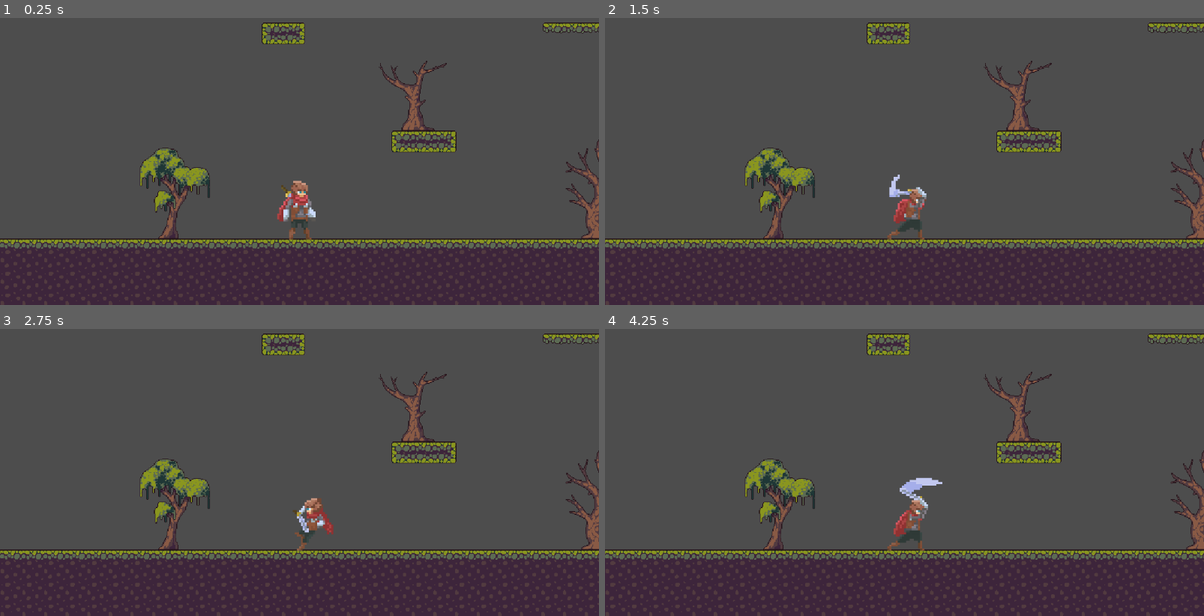
Above: before the commit, frames 1-4 (two rows, left to right).
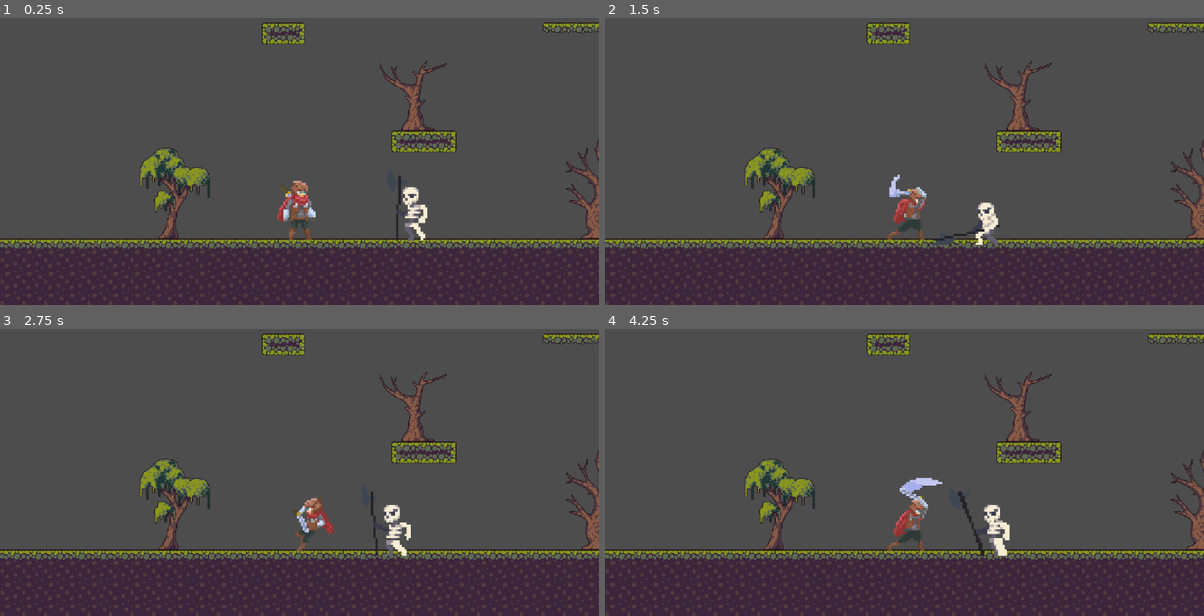
Above: after the commit, the same moments.

Repository: XinyuanD/2DSoulslikeGame
Game: Godot game, scene res://Scenes/Level 1.tscn
The game is run twice, just before and just after one commit, with the same random seed, the same clock (stepped at 60 frames per second) and the same inputs.
Inputs (mouse positions are in pixels of both pictures, inside the frame that each line leads up to):
- Up to frame 1 (0.25 s): no input
- Up to frame 2 (1.5 s): move the mouse to (1036, 121) at 0.52 s; hold D (move_right) from 0.53 s (still down); click (1036, 121) at 0.6 s; tap Space (jump) at 0.77, 0.8, 1.07, 1.35 s; move the mouse to (784, 152) at 1.27 s
- Up to frame 3 (2.75 s): tap Space (jump) at 1.52, 1.82, 2.3 s; click (179, 463) at 1.55 s; move the mouse to (359, 374) at 2.02 s; release D (move_right) at 2.03 s; hold A (move_left) from 2.03 s (still down); click (359, 374) at 2.1 s
- Up to frame 4 (4.25 s): move the mouse to (874, 515) at 2.77 s; release A (move_left) at 2.78 s; hold D (move_right) from 2.78 s (still down); click (874, 515) at 2.85 s; tap Space (jump) at 3.02, 3.32, 3.6, 3.77, 4.07 s; move the mouse to (1084, 498) at 3.52 s

The runs differ from the first frame. In frame 1, 0.5% of the frame differs, in the area x 66-72%, y 55-78%; in frame 2, 0.5%; in frame 3, 0.5%; in frame 4, 0.6%, in the area x 58-68%, y 56-80%.

Commit message:
Added skeleton patrol and attack logic
Also setup skeleton attack areas and hitbox

Diff:
--- a/Final Project/Animations/player_anim.tres
+++ b/Final Project/Animations/player_anim.tres
@@ -70,6 +70,34 @@
 atlas = ExtResource("1_n3usf")
 region = Rect2(100, 296, 50, 37)
 
+[sub_resource type="AtlasTexture" id="AtlasTexture_q4yrs"]
+atlas = ExtResource("1_n3usf")
+region = Rect2(300, 296, 50, 37)
+
+[sub_resource type="AtlasTexture" id="AtlasTexture_j2a1i"]
+atlas = ExtResource("1_n3usf")
+region = Rect2(0, 333, 50, 37)
+
+[sub_resource type="AtlasTexture" id="AtlasTexture_5jac7"]
+atlas = ExtResource("1_n3usf")
+region = Rect2(50, 333, 50, 37)
+
+[sub_resource type="AtlasTexture" id="AtlasTexture_uki4b"]
+atlas = ExtResource("1_n3usf")
+region = Rect2(100, 333, 50, 37)
+
+[sub_resource type="AtlasTexture" id="AtlasTexture_au7h6"]
+atlas = ExtResource("1_n3usf")
+region = Rect2(150, 333, 50, 37)
+
+[sub_resource type="AtlasTexture" id="AtlasTexture_0rckw"]
+atlas = ExtResource("1_n3usf")
+region = Rect2(200, 333, 50, 37)
+
+[sub_resource type="AtlasTexture" id="AtlasTexture_o6jxx"]
+atlas = ExtResource("1_n3usf")
+region = Rect2(250, 333, 50, 37)
+
 [sub_resource type="AtlasTexture" id="AtlasTexture_5vfph"]
 atlas = ExtResource("1_n3usf")
 region = Rect2(50, 111, 50, 37)
@@ -77,6 +105,18 @@
 [sub_resource type="AtlasTexture" id="AtlasTexture_a2iqp"]
 atlas = ExtResource("1_n3usf")
 region = Rect2(100, 111, 50, 37)
+
+[sub_resource type="AtlasTexture" id="AtlasTexture_kmb8w"]
+atlas = ExtResource("1_n3usf")
+region = Rect2(150, 296, 50, 37)
+
+[sub_resource type="AtlasTexture" id="AtlasTexture_qlpsc"]
+atlas = ExtResource("1_n3usf")
+region = Rect2(200, 296, 50, 37)
+
+[sub_resource type="AtlasTexture" id="AtlasTexture_gk4vd"]
+atlas = ExtResource("1_n3usf")
+region = Rect2(250, 296, 50, 37)
 
 [sub_resource type="AtlasTexture" id="AtlasTexture_adw5l"]
 atlas = ExtResource("1_n3usf")
@@ -220,6 +260,32 @@
 }, {
 "frames": [{
 "duration": 1.0,
+"texture": SubResource("AtlasTexture_q4yrs")
+}, {
+"duration": 1.0,
+"texture": SubResource("AtlasTexture_j2a1i")
+}, {
+"duration": 1.0,
+"texture": SubResource("AtlasTexture_5jac7")
+}, {
+"duration": 1.0,
+"texture": SubResource("AtlasTexture_uki4b")
+}, {
+"duration": 1.0,
+"texture": SubResource("AtlasTexture_au7h6")
+}, {
+"duration": 1.0,
+"texture": SubResource("AtlasTexture_0rckw")
+}, {
+"duration": 1.0,
+"texture": SubResource("AtlasTexture_o6jxx")
+}],
+"loop": false,
+"name": &"die",
+"speed": 5.0
+}, {
+"frames": [{
+"duration": 1.0,
 "texture": SubResource("AtlasTexture_5vfph")
 }, {
 "duration": 1.0,
@@ -227,6 +293,20 @@
 }],
 "loop": true,
 "name": &"fall",
+"speed": 5.0
+}, {
+"frames": [{
+"duration": 1.0,
+"texture": SubResource("AtlasTexture_kmb8w")
+}, {
+"duration": 1.0,
+"texture": SubResource("AtlasTexture_qlpsc")
+}, {
+"duration": 1.0,
+"texture": SubResource("AtlasTexture_gk4vd")
+}],
+"loop": false,
+"name": &"hit",
 "speed": 5.0
 }, {
 "frames": [{
--- a/Final Project/Scenes/Level 1.tscn
+++ b/Final Project/Scenes/Level 1.tscn
@@ -1,7 +1,8 @@
-[gd_scene load_steps=3 format=3 uid="uid://c64ggt22o1br2"]
+[gd_scene load_steps=4 format=3 uid="uid://c64ggt22o1br2"]
 
 [ext_resource type="TileSet" uid="uid://cwkmuegsk6ox0" path="res://swamp_tileset.tres" id="1_ixskc"]
 [ext_resource type="PackedScene" uid="uid://cfh7to23ofeu3" path="res://Scenes/Player.tscn" id="3_abgsu"]
+[ext_resource type="PackedScene" uid="uid://c2df6mh8wrba0" path="res://Scenes/skeleton.tscn" id="3_tcsw7"]
 
 [node name="Level 1" type="Node2D"]
 
@@ -28,3 +29,6 @@
 drag_horizontal_enabled = true
 drag_left_margin = 0.12
 drag_right_margin = 0.12
+
+[node name="Skeleton" parent="." instance=ExtResource("3_tcsw7")]
+position = Vector2(251, -56)
--- a/Final Project/Scenes/Player.tscn
+++ b/Final Project/Scenes/Player.tscn
@@ -8,13 +8,13 @@
 height = 28.0
 
 [sub_resource type="RectangleShape2D" id="RectangleShape2D_8nt6n"]
-size = Vector2(15, 30)
+size = Vector2(20, 31.6667)
 
 [sub_resource type="RectangleShape2D" id="RectangleShape2D_1wcyk"]
-size = Vector2(23.3333, 27.6667)
+size = Vector2(23.8333, 28)
 
 [sub_resource type="RectangleShape2D" id="RectangleShape2D_5wkb1"]
-size = Vector2(44.3333, 17.6667)
+size = Vector2(47, 17.8334)
 
 [node name="Player" type="CharacterBody2D"]
 texture_filter = 1
@@ -23,9 +23,7 @@
 
 [node name="AnimatedSprite2D" type="AnimatedSprite2D" parent="."]
 sprite_frames = ExtResource("1_ar043")
-animation = &"attack3"
-frame = 5
-frame_progress = 1.0
+animation = &"idle"
 
 [node name="CollisionShape2D" type="CollisionShape2D" parent="."]
 position = Vector2(1.33333, 3)
@@ -35,27 +33,27 @@
 modulate = Color(0.580392, 0.494118, 1, 0.792157)
 
 [node name="right1" type="CollisionShape2D" parent="SwordArea"]
-position = Vector2(15.8333, -1.66667)
+position = Vector2(14.1667, -2.5)
 shape = SubResource("RectangleShape2D_8nt6n")
 
 [node name="right2" type="CollisionShape2D" parent="SwordArea"]
-position = Vector2(10, 3.16667)
+position = Vector2(10.1667, 2.5)
 shape = SubResource("RectangleShape2D_1wcyk")
 
 [node name="right3" type="CollisionShape2D" parent="SwordArea"]
-position = Vector2(2.5, 6.5)
+position = Vector2(1.5, 6.5)
 shape = SubResource("RectangleShape2D_5wkb1")
 
 [node name="left1" type="CollisionShape2D" parent="SwordArea"]
-position = Vector2(-16, -2.66667)
+position = Vector2(-14, -2.66667)
 shape = SubResource("RectangleShape2D_8nt6n")
 
 [node name="left2" type="CollisionShape2D" parent="SwordArea"]
-position = Vector2(-10, 3)
+position = Vector2(-10.0833, 2.33333)
 shape = SubResource("RectangleShape2D_1wcyk")
 
 [node name="left3" type="CollisionShape2D" parent="SwordArea"]
-position = Vector2(-2.66667, 6.66667)
+position = Vector2(-1.5, 6.58334)
 shape = SubResource("RectangleShape2D_5wkb1")
 
 [connection signal="animation_finished" from="AnimatedSprite2D" to="." method="_on_animated_sprite_2d_animation_finished"]
--- a/Final Project/Scenes/skeleton.tscn
+++ b/Final Project/Scenes/skeleton.tscn
@@ -9,13 +9,29 @@
 
 [node name="Skeleton" type="CharacterBody2D"]
 texture_filter = 1
+scale = Vector2(3.3, 3.3)
 script = ExtResource("1_p3wir")
 
 [node name="AnimatedSprite2D" type="AnimatedSprite2D" parent="."]
 texture_filter = 1
+position = Vector2(-0.333333, 1.33333)
 sprite_frames = ExtResource("1_wavxq")
 animation = &"attack"
+frame = 7
+frame_progress = 0.848957
 
 [node name="CollisionShape2D" type="CollisionShape2D" parent="."]
 position = Vector2(-3, 4)
 shape = SubResource("CapsuleShape2D_6yuev")
+
+[node name="AttackArea" type="Area2D" parent="."]
+
+[node name="right" type="CollisionPolygon2D" parent="AttackArea"]
+polygon = PackedVector2Array(9.09091, 19.0909, -9.39394, 0, -18.4848, -9.39394, -11.2121, -15.4545, 2.72727, -15.4545, 10.6061, -10.9091, 17.8788, -4.24242, 20.9091, 19.3939)
+
+[node name="left" type="CollisionPolygon2D" parent="AttackArea"]
+scale = Vector2(-1, 1)
+polygon = PackedVector2Array(9.09091, 19.0909, -9.39394, 0, -18.1818, -9.09091, -10.6061, -15.4545, 3.33333, -15.4545, 12.1212, -10.9091, 18.4848, -3.33333, 21.2121, 19.3939)
+
+[connection signal="animation_finished" from="AnimatedSprite2D" to="." method="_on_animated_sprite_2d_animation_finished"]
+[connection signal="body_shape_entered" from="AttackArea" to="." method="_on_attack_area_body_shape_entered"]
--- a/Final Project/Scripts/Player.gd
+++ b/Final Project/Scripts/Player.gd
@@ -1,10 +1,12 @@
 extends CharacterBody2D
 
 @onready var animated_sprite: AnimatedSprite2D = $AnimatedSprite2D
-enum State {IDLE, MOVE, JUMP_UP, FALL, ROLL, ATTACK1, ATTACK2, ATTACK3, WALL_SLIDE}
+enum State {IDLE, MOVE, JUMP_UP, FALL, ROLL, ATTACK1, ATTACK2, ATTACK3, HIT, DYING, DEAD}
 const CAN_ATTACK_STATES = [State.IDLE, State.MOVE, State.ATTACK1, State.ATTACK2, State.ATTACK3]
 const ATTACK_STATES = [State.ATTACK1, State.ATTACK2, State.ATTACK3]
 var curstate
+var health: int = 50
+var sword_dmg: int = 1
 
 var max_speed: float = 300.0
 var acceleration: float = 30.0
@@ -50,6 +52,10 @@
 		animated_sprite.play("attack2")
 	elif curstate == State.ATTACK3:
 		animated_sprite.play("attack3")
+	elif curstate == State.DYING:
+		animated_sprite.play("die")
+	elif curstate == State.DEAD:
+		print("dead")
 
 func _physics_process(delta):
 	# handle horizontal movement
@@ -98,10 +104,17 @@
 		is_chaining_attack = true
 		chain_attack_counter = 0
 
-	if is_attacking and curstate in CAN_ATTACK_STATES:
+
+	if health <= 0:
+		velocity.x = 0
+		switch_to(State.DYING)
+	elif curstate == State.HIT:
+		velocity.x = 0
+	elif is_attacking and curstate in CAN_ATTACK_STATES:
 
 		velocity.x = 0
 		direction = 0
+		# TODO: enable sword areas
 
 		if curstate not in ATTACK_STATES:
 			is_chaining_attack = false
@@ -140,6 +153,7 @@
 		elif is_idling:
 			switch_to(State.IDLE)
 
+	# clamp max fall speed
 	if (velocity.y > terminal_velocity):
 		velocity.y = terminal_velocity
 
@@ -156,10 +170,15 @@
 		jump_buffer_counter = 0
 		cayote_counter = 0
 
+func hit(damage: int):
+	if not curstate == State.HIT:
+		switch_to(State.HIT)
+		health -= damage
 
 func _on_animated_sprite_2d_animation_finished():
 	if curstate == State.JUMP_UP:
 		switch_to(State.ROLL)
+
 	elif curstate == State.ATTACK1:
 		if is_chaining_attack:
 			switch_to(State.ATTACK2)
@@ -179,6 +198,11 @@
 		else:
 			switch_to(State.IDLE)
 
+	elif curstate == State.HIT:
+		switch_to(State.IDLE)
+	elif curstate == State.DYING:
+		switch_to(State.DEAD)
+
 
 func _on_sword_area_body_shape_entered(body_rid, body, body_shape_index, local_shape_index):
 	pass # Replace with function body.
--- a/Final Project/Scripts/skeleton.gd
+++ b/Final Project/Scripts/skeleton.gd
@@ -1,16 +1,30 @@
-extends CharacterBody2D
+class_name Skeleton extends CharacterBody2D
 
+@onready var animated_sprite = $AnimatedSprite2D
 enum State {IDLE, WALK, ATTACK, HIT, DYING, DEAD}
-var curstate = State.IDLE
+var curstate
 var state_time: float = 0.0
 var dir = 1
+var health: int = 4
+var attack_dmg: int = 10
+
 var idle_time: float = 0
 var walk_time: float = 0
+var walk_speed = 80
+var chase_speed = 150
+var gravity = 450
 
-@onready var animated_sprite = $AnimatedSprite2D
-var speed = 100
-# Get the gravity from the project settings to be synced with RigidBody nodes.
-var gravity = ProjectSettings.get_setting("physics/2d/default_gravity")
+var player
+var detect_distance: float = 400
+var player_detected: bool = false
+var attack_range: float = 100
+var in_attack_range: bool = false
+
+func _ready():
+	player = get_tree().get_root().find_child("Player", true, false)
+	switch_to(State.WALK)
+	idle_time = randf_range(3, 6)
+	walk_time = randf_range(5, 8)
 
 func switch_to(new_state: State):
 	curstate = new_state
@@ -30,9 +44,80 @@
 		queue_free()
 
 func _physics_process(delta):
-	state_time += delta
 	velocity.y += gravity * delta
 
-	if curstate == State.IDLE and state_time > idle_time:
-		switch_to(State.WALK)
-		# set idle time to random
+	var player_distance: Vector2 = player.position - position
+	if player_distance.length() < detect_distance:
+		print("player detected")
+		player_detected = true
+	else:
+		print("player NOT detected")
+		player_detected = false
+
+	if health <= 0:
+		velocity.x = 0
+		switch_to(State.DYING)
+	elif curstate == State.HIT:
+		velocity.x = 0
+	elif player_detected:
+		# chase & attack logic
+		if player_distance.x > 0:
+			dir = 1
+		elif player_distance.x < 0:
+			dir = -1
+
+		if abs(player_distance.x) < attack_range:
+			print("player in attack range")
+			in_attack_range = true
+		else:
+			print("player NOT in attack range")
+			in_attack_range = false
+
+		if in_attack_range or curstate == State.ATTACK:
+			switch_to(State.ATTACK)
+			velocity.x = 0
+			# TODO: enable attack areas
+		else:
+			switch_to(State.WALK)
+			velocity.x = chase_speed * dir
+
+	else:
+		# patrol logic
+		state_time += delta
+		if curstate == State.IDLE:
+			velocity.x = 0
+			if state_time > idle_time:
+				switch_to(State.WALK)
+				dir *= -1
+				idle_time = randf_range(3, 6)
+		elif curstate == State.WALK:
+			velocity.x = dir * walk_speed
+			if state_time > walk_time:
+				switch_to(State.IDLE)
+				walk_time = randf_range(5, 8)
+	#else:
+	#	switch_to(State.IDLE)
+	#	velocity.x = 0
+
+	move_and_slide()
+
+	if dir == 1:
+		animated_sprite.flip_h = false
+	else:
+		animated_sprite.flip_h = true
+
+func hit(damage: int):
+	if not curstate == State.HIT:
+		switch_to(State.HIT)
+		health -= damage
+
+func _on_animated_sprite_2d_animation_finished():
+	if curstate == State.ATTACK:
+		switch_to(State.IDLE)
+	elif curstate == State.HIT:
+		switch_to(State.IDLE)
+	elif curstate == State.DYING:
+		switch_to(State.DEAD)
+
+func _on_attack_area_body_shape_entered(body_rid, body, body_shape_index, local_shape_index):
+	pass # Replace with function body.
Not shown: 1 places in Final Project/Animations/player_anim.tres that only renumber resources
